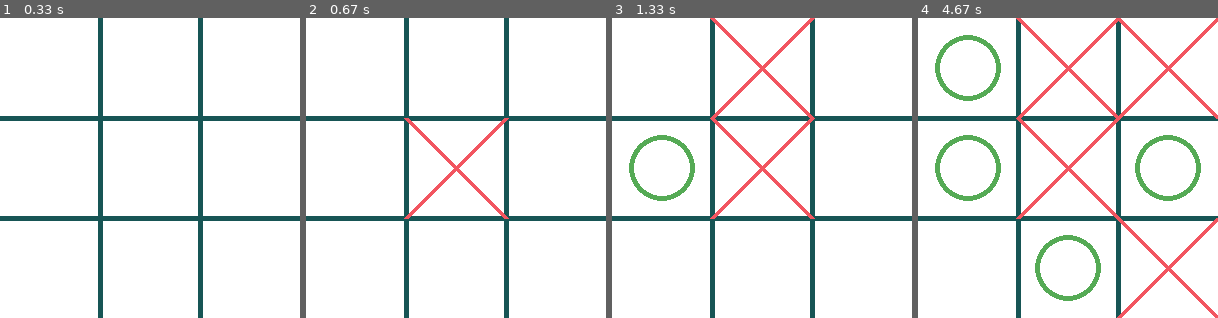
Above: before the commit, frames 1-4 (left to right).
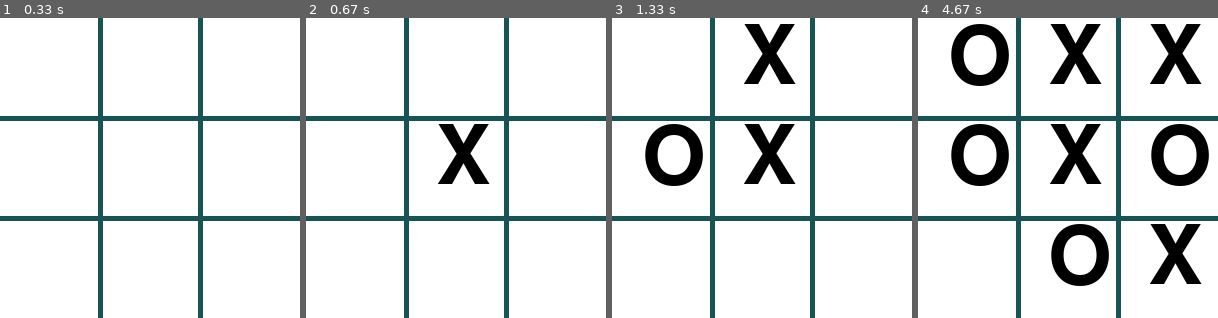
Above: after the commit, the same moments.

Repository: KayKilb/HHS_pygame
Game: pygame game, started from main.py
Two runs of this game, one before a commit and one after it. Both use one fixed random seed, a clock stepped at 60 frames per second and the inputs below.
Inputs (mouse positions are in pixels of both pictures, inside the frame that each line leads up to):
- Up to frame 1 (0.33 s): no input
- Up to frame 2 (0.67 s): click (456, 168) at 0.38 s
- Up to frame 3 (1.33 s): click (690, 171) at 0.72 s; click (807, 63) at 1.05 s
- Up to frame 4 (4.67 s): click (996, 108) at 1.38 s; click (1182, 282) at 2.22 s; click (1128, 144) at 2.55 s; click (1131, 114) at 3.22 s; click (1023, 255) at 4.62 s

Frame 1 is identical in both runs. In frame 2, 2.7% of the frame differs, in the area x 32-68%, y 33-67%; in frame 3, 8.2%; in frame 4, 22%, in the area x 5-100%, y 0-100%.

Commit message:
updated code for main.py file

Diff:
--- a/main.py
+++ b/main.py
@@ -1,42 +1,35 @@
 import pygame
 import sys
-
 # Initialize pygame
 pygame.init()
-
 # Colors
 WHITE = (255, 255, 255)
 LINE_COLOR = (23, 85, 85)
-X_COLOR = (242, 85, 96)
-O_COLOR = (85, 170, 85)
-
 # Screen dimensions
 SCREEN_WIDTH = 300
 SCREEN_HEIGHT = 300
 CELL_SIZE = 100
-
 # Initialize screen and clock
 screen = pygame.display.set_mode((SCREEN_WIDTH, SCREEN_HEIGHT))
 pygame.display.set_caption('Tic Tac Toe')
 clock = pygame.time.Clock()
-
 # Variables
 player_turn = 'X'
 board = [['' for x in range(3)] for y in range(3)]
-
 def draw_board():
     for row in range(1, 3):
         pygame.draw.line(screen, LINE_COLOR, (CELL_SIZE * row, 0), (CELL_SIZE * row, SCREEN_HEIGHT), 5)
         pygame.draw.line(screen, LINE_COLOR, (0, CELL_SIZE * row), (SCREEN_WIDTH, CELL_SIZE * row), 5)
-
+def draw_XO():
+    font = pygame.font.Font(None, 120)
     for row in range(3):
         for col in range(3):
             if board[row][col] == 'X':
-                pygame.draw.line(screen, X_COLOR, (col*CELL_SIZE, row*CELL_SIZE), ((col+1)*CELL_SIZE, (row+1)*CELL_SIZE), 5)
-                pygame.draw.line(screen, X_COLOR, (col*CELL_SIZE, (row+1)*CELL_SIZE), ((col+1)*CELL_SIZE, row*CELL_SIZE), 5)
+                text = font.render('X', True, (0, 0, 0))
+                screen.blit(text, (col * CELL_SIZE + 30, row * CELL_SIZE))
             elif board[row][col] == 'O':
-                pygame.draw.circle(screen, O_COLOR, (int((col+0.5)*CELL_SIZE), int((row+0.5)*CELL_SIZE)), CELL_SIZE//3, 5)
-
+                text = font.render('O', True, (0, 0, 0))
+                screen.blit(text, (col * CELL_SIZE + 30, row * CELL_SIZE))
 def check_winner():
     for row in range(3):
         if board[row][0] == board[row][1] == board[row][2] and board[row][0] != '':
@@ -53,30 +46,25 @@
             if board[row][col] == '':
                 return None
     return 'Tie'
-
-# Main game loop
-winner = None
 while True:
     for event in pygame.event.get():
         if event.type == pygame.QUIT:
             pygame.quit()
             sys.exit()
-        if event.type == pygame.MOUSEBUTTONDOWN and not winner:
+        if event.type == pygame.MOUSEBUTTONDOWN:
             mouseX, mouseY = pygame.mouse.get_pos()
             clicked_row = mouseY // CELL_SIZE
             clicked_col = mouseX // CELL_SIZE
             if board[clicked_row][clicked_col] == '':
                 board[clicked_row][clicked_col] = player_turn
                 winner = check_winner()
+                if winner:
+                    print(f'{winner} Wins!' if winner != 'Tie' else 'It\'s a Tie!')
+                    pygame.quit()
+                    sys.exit()
                 player_turn = 'O' if player_turn == 'X' else 'X'
-
     screen.fill(WHITE)
     draw_board()
+    draw_XO()
     pygame.display.flip()
     clock.tick(60)
-
-    if winner:
-        print(f'{winner} Wins!' if winner != 'Tie' else 'It\'s a Tie!')
-        pygame.time.wait(2000)
-        pygame.quit()
-        sys.exit()
